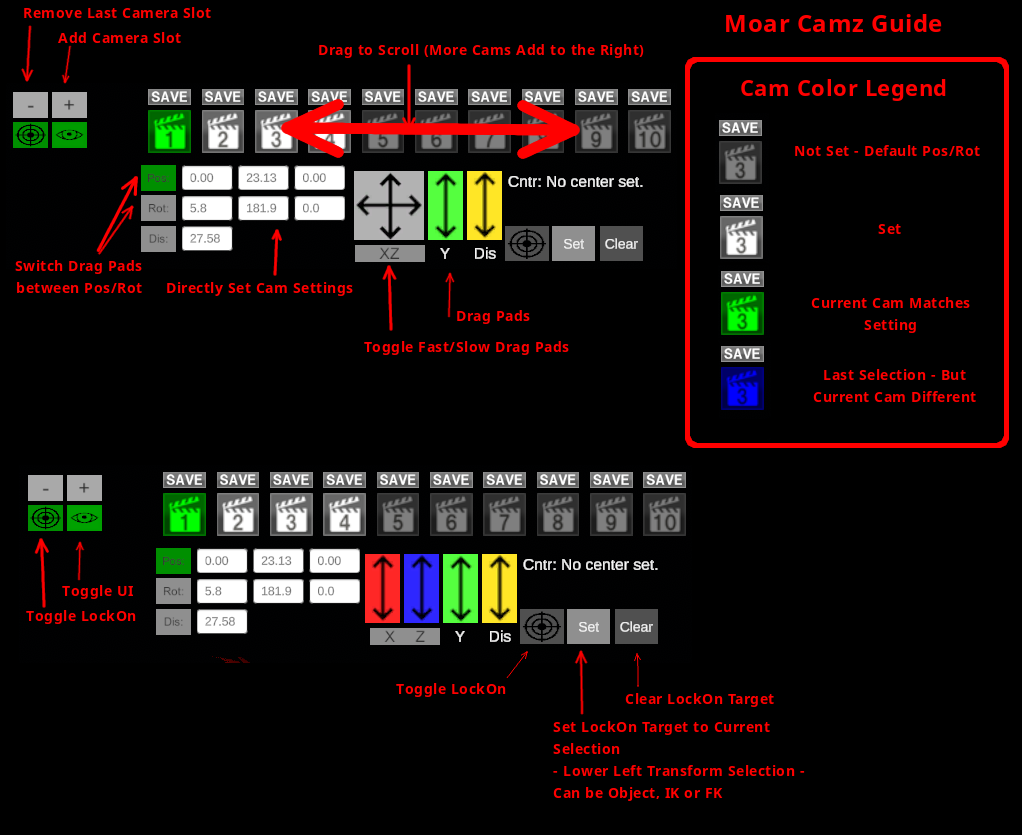
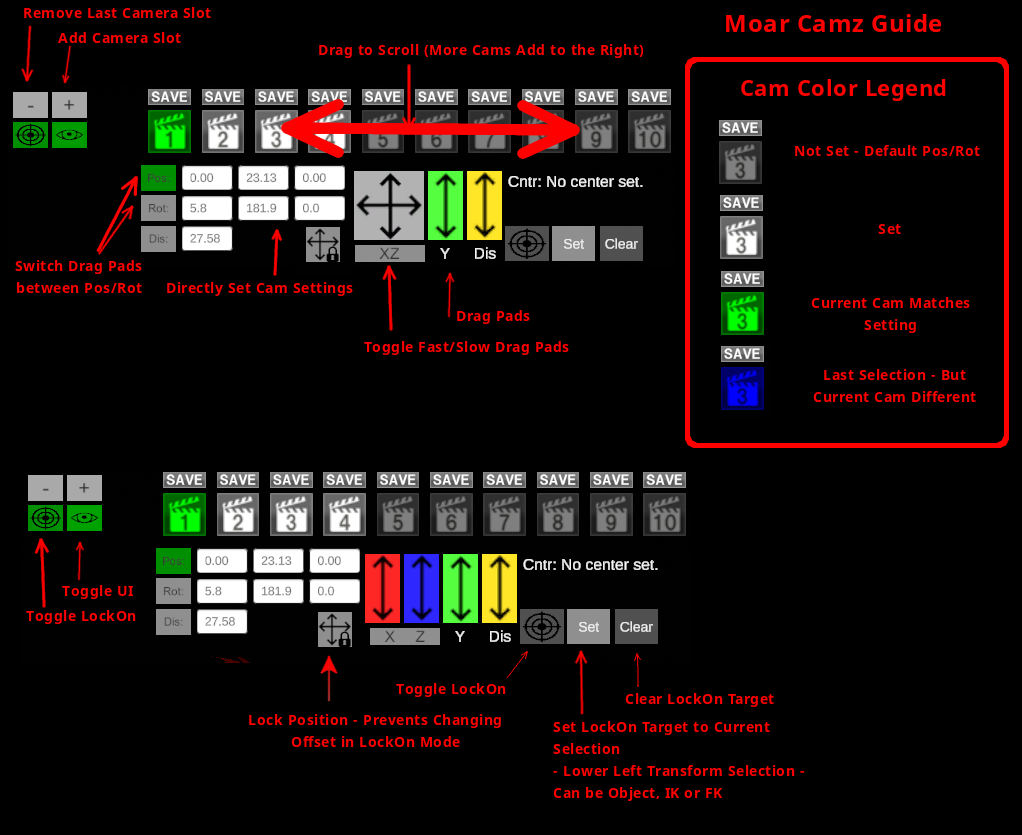
Before/after of a 1022px x 835px layered artwork. What changed in the layer stack:
added layer "Arrow #14" above "Arrow #13" over [320, 655, 338, 702]
added layer "Lock Position - Prevents Chang..." above "Background" over [249, 714, 501, 747]
painted on "Background" over [306, 227, 352, 660]
